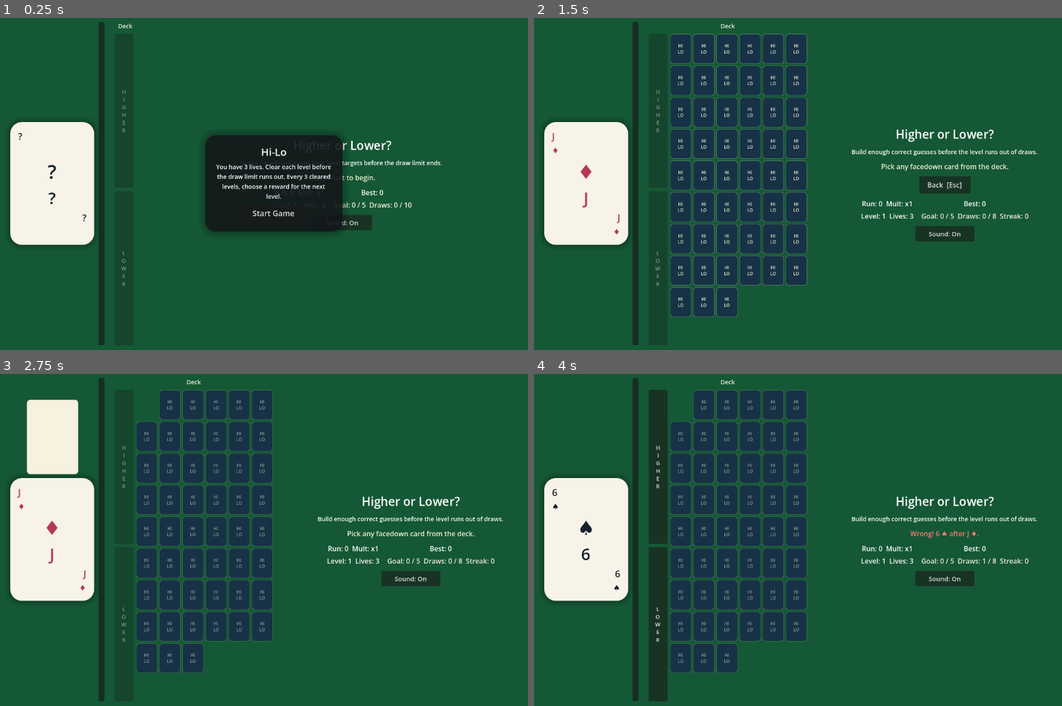
Above: before the commit, frames 1-4 (two rows, left to right).
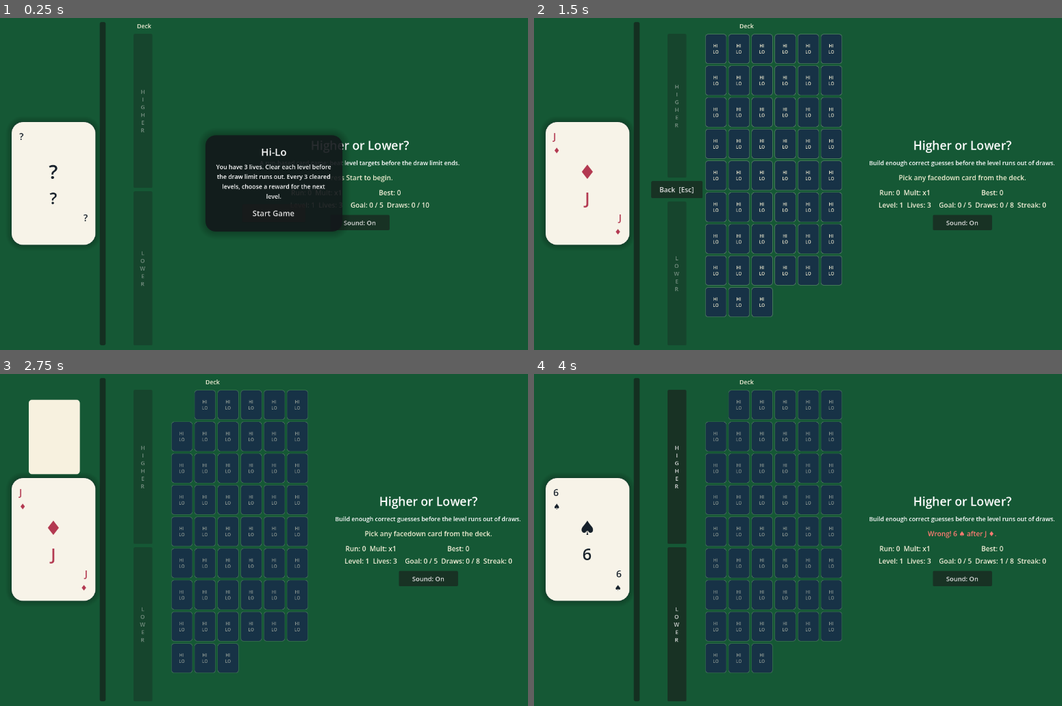
Above: after the commit, the same moments.

Repository: Vasile70Tanasa/hi-lo-godot
Game: Godot game, scene res://scenes/main.tscn
The game is run twice, just before and just after one commit, with the same random seed, the same clock (stepped at 60 frames per second) and the same inputs.
Inputs:
- Up to frame 1 (0.25 s): no input
- Up to frame 2 (1.5 s): click "Start Game" at 0.5 s; click "H I G H E R" at 1.25 s
- Up to frame 3 (2.75 s): click "HI LO" at 2 s
- Up to frame 4 (4 s): tap Enter at 2.75 s; hold D 2.78-3.53 s; hold A from 3.53 s (still down)

The runs differ from the first frame. In frame 1, 1.7% of the frame differs, in the area x 1-88%, y 1-99%; in frame 2, 18%; in frame 3, 16%; in frame 4, 20%, in the area x 1-99%, y 1-99%.

Commit message:
Polish streak momentum and dramatic fail feedback

Diff:
--- a/scripts/card_view.gd
+++ b/scripts/card_view.gd
@@ -1,5 +1,8 @@
 class_name CardView
 extends RefCounted
+
+const MEDIUM_STREAK_THRESHOLD := 5
+const HIGH_STREAK_THRESHOLD := 10
 
 var panel: PanelContainer
 var rank_label: Label
@@ -8,6 +11,7 @@
 var corner_suit_top: Label
 var corner_rank_bottom: Label
 var corner_suit_bottom: Label
+var base_panel_style: StyleBoxFlat
 
 func setup(
 	card_panel: PanelContainer,
@@ -25,6 +29,7 @@
 	corner_suit_top = top_suit
 	corner_rank_bottom = bottom_rank
 	corner_suit_bottom = bottom_suit
+	base_panel_style = _get_panel_style()
 
 func apply_card(card: Dictionary) -> void:
 	var rank_text: String = Deck.rank_text(card)
@@ -64,6 +69,22 @@
 
 func refresh_pivot() -> void:
 	panel.pivot_offset = panel.size / 2.0
+
+func apply_streak_momentum(streak: int) -> void:
+	var style: StyleBoxFlat = base_panel_style.duplicate() as StyleBoxFlat
+	if style == null:
+		return
+
+	if streak >= HIGH_STREAK_THRESHOLD:
+		style.border_color = Color("ffd166")
+		style.shadow_color = Color(1.0, 0.721569, 0.270588, 0.42)
+		style.shadow_size = 24
+	elif streak >= MEDIUM_STREAK_THRESHOLD:
+		style.border_color = Color(0.992157, 0.823529, 0.388235, 0.38)
+		style.shadow_color = Color(1.0, 0.878431, 0.537255, 0.26)
+		style.shadow_size = 18
+
+	panel.add_theme_stylebox_override("panel", style)
 
 func animate_reveal(owner: Control, card: Dictionary, play_sound: Callable) -> void:
 	refresh_pivot()
@@ -125,3 +146,9 @@
 	corner_suit_top.add_theme_color_override("font_color", color)
 	corner_rank_bottom.add_theme_color_override("font_color", color)
 	corner_suit_bottom.add_theme_color_override("font_color", color)
+
+func _get_panel_style() -> StyleBoxFlat:
+	var style: StyleBoxFlat = panel.get_theme_stylebox("panel").duplicate() as StyleBoxFlat
+	if style == null:
+		style = StyleBoxFlat.new()
+	return style
--- a/scripts/main.gd
+++ b/scripts/main.gd
@@ -11,6 +11,7 @@
 const SFX_BUFFER_LENGTH := 0.6
 const MEDIUM_STREAK_THRESHOLD := 5
 const HIGH_STREAK_THRESHOLD := 10
+const DRAMATIC_FAIL_THRESHOLD := 5
 const CardViewScript := preload("res://scripts/card_view.gd")
 const DeckViewScript := preload("res://scripts/deck_view.gd")
 const RunHudScript := preload("res://scripts/run_hud.gd")
@@ -201,6 +202,7 @@
 
 func _update_status_labels() -> void:
 	run_hud.update(game_state, high_score, self)
+	card_view.apply_streak_momentum(0 if game_state == null else game_state.current_streak)
 	_update_deck_label()
 	_rebuild_deck_view()
 
@@ -216,12 +218,15 @@
 
 	# LEFT: carta mare + streak bar vertical (HBox)
 	var left_col := HBoxContainer.new()
+	left_col.custom_minimum_size = Vector2(228, 0)
+	left_col.size_flags_horizontal = Control.SIZE_SHRINK_CENTER
 	left_col.add_theme_constant_override("separation", 8)
 	left_col.alignment = BoxContainer.ALIGNMENT_CENTER
 	main_hbox.add_child(left_col)
 
 	# DECK: imediat lângă carte (VBox)
 	var deck_section := VBoxContainer.new()
+	deck_section.size_flags_horizontal = Control.SIZE_SHRINK_CENTER
 	deck_section.size_flags_vertical = Control.SIZE_EXPAND_FILL
 	deck_section.add_theme_constant_override("separation", 8)
 	main_hbox.add_child(deck_section)
@@ -230,6 +235,7 @@
 	var center_col := VBoxContainer.new()
 	center_col.size_flags_horizontal = Control.SIZE_EXPAND_FILL
 	center_col.size_flags_vertical = Control.SIZE_EXPAND_FILL
+	center_col.size_flags_stretch_ratio = 0.75
 	center_col.add_theme_constant_override("separation", 12)
 	center_col.alignment = BoxContainer.ALIGNMENT_CENTER
 	main_hbox.add_child(center_col)
@@ -254,9 +260,11 @@
 
 	# Reparentăm nodurile în ordinea dorită în centru
 	title_node.reparent(center_col)
+	title_node.size_flags_horizontal = Control.SIZE_FILL
 	subtitle_label.reparent(center_col)
+	subtitle_label.size_flags_horizontal = Control.SIZE_FILL
 	result_label.reparent(center_col)
-	back_button.reparent(center_col)
+	result_label.size_flags_horizontal = Control.SIZE_FILL
 	play_again_button.reparent(center_col)
 	$GameMargin/GameVBox/TopBar.reparent(center_col)
 	bonus_banner.reparent(center_col)
@@ -271,13 +279,20 @@
 	deck_section.add_child(deck_row)
 
 	var buttons_col := VBoxContainer.new()
+	buttons_col.custom_minimum_size = Vector2(120, 0)
 	buttons_col.size_flags_vertical = Control.SIZE_EXPAND_FILL
 	buttons_col.add_theme_constant_override("separation", 8)
+	buttons_col.alignment = BoxContainer.ALIGNMENT_CENTER
 	deck_row.add_child(buttons_col)
 
 	higher_button.reparent(buttons_col)
+	higher_button.size_flags_horizontal = Control.SIZE_SHRINK_CENTER
 	higher_button.size_flags_vertical = Control.SIZE_EXPAND_FILL
+	back_button.reparent(buttons_col)
+	back_button.size_flags_horizontal = Control.SIZE_SHRINK_CENTER
+	back_button.size_flags_vertical = Control.SIZE_SHRINK_CENTER
 	lower_button.reparent(buttons_col)
+	lower_button.size_flags_horizontal = Control.SIZE_SHRINK_CENTER
 	lower_button.size_flags_vertical = Control.SIZE_EXPAND_FILL
 
 	deck_grid.reparent(deck_row)
@@ -714,12 +729,15 @@
 		input_locked = false
 		_set_guess_buttons_enabled(true)
 	else:
+		var previous_streak: int = 0 if game_state == null else game_state.current_streak
 		var wrong_outcome: Dictionary = game_state.resolve_wrong_guess()
 		_update_status_labels()
-		var fail_text: String = "Wrong! %s" % comparison_text
-		if reshuffled_after_reveal:
-			fail_text += " Fresh deck shuffled."
-		_set_result_text(fail_text, RESULT_FAIL)
+		var had_dramatic_fail: bool = await _play_dramatic_fail(previous_streak, comparison_text, reshuffled_after_reveal)
+		if not had_dramatic_fail:
+			var fail_text: String = "Wrong! %s" % comparison_text
+			if reshuffled_after_reveal:
+				fail_text += " Fresh deck shuffled."
+			_set_result_text(fail_text, RESULT_FAIL)
 		if await _handle_level_outcome(wrong_outcome):
 			return
 		await get_tree().create_timer(0.55).timeout
@@ -766,8 +784,27 @@
 
 func _resolve_tie_bet(player_said_higher: bool, bet_card_value: int, _next_card: Dictionary, next_value: int) -> void:
 	if next_value == bet_card_value:
+		var tie_count_before: int = game_state.consecutive_ties
+		var tie_outcome: Dictionary = game_state.resolve_tie()
 		_update_status_labels()
-		_set_result_text("Another tie! Bet again.", RESULT_NEUTRAL)
+		if tie_count_before >= 2:
+			var jackpot_outcome: Dictionary = game_state.resolve_triple_tie()
+			_update_high_score()
+			_update_status_labels()
+			_play_success_sound()
+			_set_result_text("TRIPLE TIE! JACKPOT! +15 points!", RESULT_WIN)
+			_emit_streak_particles()
+			await get_tree().create_timer(1.5).timeout
+			if await _handle_level_outcome(jackpot_outcome):
+				return
+			_deal_new_card_after_tie()
+			return
+
+		if await _handle_level_outcome(tie_outcome):
+			return
+
+		var tie_label: String = "DOUBLE TIE! Bet again." if game_state.consecutive_ties >= 2 else "Another tie! Bet again."
+		_set_result_text(tie_label, RESULT_WIN if game_state.consecutive_ties >= 2 else RESULT_NEUTRAL)
 		_reset_choice_slots()
 		input_locked = false
 		_set_guess_buttons_enabled(true)
@@ -781,7 +818,7 @@
 		_update_status_labels()
 		_play_success_sound()
 		var bonus: int = int(outcome.get("awarded_points", 2))
-		_set_result_text("Correct bet! +%d bonus points. Streak reset." % bonus, RESULT_SUCCESS)
+		_set_result_text("Correct bet! +%d bonus points." % bonus, RESULT_SUCCESS)
 		_emit_streak_particles()
 		if await _handle_level_outcome(outcome):
 			return
@@ -950,6 +987,41 @@
 
 func _animate_streak() -> void:
 	run_hud.animate_streak(self)
+
+func _play_dramatic_fail(previous_streak: int, comparison_text: String, reshuffled_after_reveal: bool) -> bool:
+	if previous_streak < DRAMATIC_FAIL_THRESHOLD:
+		return false
+
+	var is_big_collapse: bool = previous_streak >= HIGH_STREAK_THRESHOLD
+	_play_collapse_sound(is_big_collapse)
+	subtitle_label.text = "The run buckled under pressure." if is_big_collapse else "That streak had real momentum."
+	card_panel.pivot_offset = card_panel.size / 2.0
+	card_panel.scale = Vector2.ONE
+	card_panel.rotation = 0.0
+
+	var freeze_time: float = 0.28 if is_big_collapse else 0.18
+	await get_tree().create_timer(freeze_time).timeout
+
+	var zoom_tween: Tween = create_tween()
+	zoom_tween.set_trans(Tween.TRANS_CUBIC).set_ease(Tween.EASE_OUT)
+	zoom_tween.set_parallel(true)
+	zoom_tween.tween_property(card_panel, "scale", Vector2(1.16, 1.16) if is_big_collapse else Vector2(1.1, 1.1), 0.16)
+	zoom_tween.tween_property(card_panel, "rotation", -0.05 if is_big_collapse else -0.03, 0.16)
+	await zoom_tween.finished
+
+	_shake_screen(1.45 if is_big_collapse else 1.15)
+	var fail_text: String = "Catastrophe! %s streak lost on %s." % [previous_streak, comparison_text] if is_big_collapse else "So close. %s streak lost on %s." % [previous_streak, comparison_text]
+	if reshuffled_after_reveal:
+		fail_text += " Fresh deck shuffled."
+	_set_result_text(fail_text, RESULT_FAIL)
+
+	var settle_tween: Tween = create_tween()
+	settle_tween.set_trans(Tween.TRANS_SINE).set_ease(Tween.EASE_OUT)
+	settle_tween.set_parallel(true)
+	settle_tween.tween_property(card_panel, "scale", Vector2.ONE, 0.18)
+	settle_tween.tween_property(card_panel, "rotation", 0.0, 0.18)
+	await settle_tween.finished
+	return true
 
 func _finish_run(message: String, won: bool) -> void:
 	_dismiss_incoming_overlay()
@@ -1017,7 +1089,7 @@
 	subtitle_label.text = "Build enough correct guesses before the level runs out of draws."
 	_start_level(pending_level_intro_message)
 
-func _shake_screen() -> void:
+func _shake_screen(multiplier: float = 1.0) -> void:
 	if shake_tween != null:
 		shake_tween.kill()
 
@@ -1033,7 +1105,7 @@
 	]
 
 	for offset in shake_offsets:
-		shake_tween.tween_property(self, "position", offset * SCREEN_SHAKE_STRENGTH, SCREEN_SHAKE_STEP)
+		shake_tween.tween_property(self, "position", offset * SCREEN_SHAKE_STRENGTH * multiplier, SCREEN_SHAKE_STEP)
 
 	shake_tween.tween_property(self, "position", Vector2.ZERO, 0.04)
 
@@ -1075,6 +1147,12 @@
 	_play_tone_sequence(fail_sfx_player, [
 		{"from": 420.0, "to": 280.0, "duration": 0.10, "volume": 0.15},
 		{"from": 250.0, "to": 130.0, "duration": 0.16, "volume": 0.13},
+	])
+
+func _play_collapse_sound(is_big_collapse: bool) -> void:
+	_play_tone_sequence(fail_sfx_player, [
+		{"from": 180.0 if is_big_collapse else 240.0, "to": 110.0 if is_big_collapse else 150.0, "duration": 0.18, "volume": 0.16},
+		{"from": 120.0 if is_big_collapse else 150.0, "to": 70.0 if is_big_collapse else 95.0, "duration": 0.22, "volume": 0.14},
 	])
 
 func _play_tone_sequence(player: AudioStreamPlayer, segments: Array) -> void:
--- a/scripts/run_hud.gd
+++ b/scripts/run_hud.gd
@@ -17,6 +17,7 @@
 var streak_bar: ProgressBar
 var bonus_banner_tween: Tween
 var streak_bar_tween: Tween
+var momentum_tween: Tween
 
 func setup(
 	background_node: ColorRect,
@@ -70,6 +71,7 @@
 	var active_multiplier: int = 1 if game_state == null else game_state.get_streak_multiplier()
 	var modifier_label: String = "" if game_state == null else game_state.get_level_modifier_label()
 	var modifier_description: String = "" if game_state == null else game_state.get_level_modifier_description()
+	var streak_value: int = 0 if game_state == null else game_state.current_streak
 	if modifier_label == "Precision" and game_state != null:
 		score_label.text = "Run: %d  Precision: %d/2" % [run_score, game_state.get_precision_chain()]
 	else:
@@ -92,7 +94,6 @@
 	if bonus_draws > 0:
 		remaining_label.text += "  Bonus: +%d draws" % bonus_draws
 
-	var streak_value: int = 0 if game_state == null else game_state.current_streak
 	var streak_color: Color = Color("f5f1da")
 	if streak_value >= 10:
 		streak_color = Color("ffd166")
@@ -102,6 +103,7 @@
 	_set_bonus_banner_state(bonus_draws, owner)
 	_set_modifier_banner_state(modifier_label, modifier_description)
 	_update_streak_bar(streak_value, owner)
+	_apply_momentum(streak_value, bonus_draws, owner)
 
 func refresh_pivot() -> void:
 	streak_label.pivot_offset = streak_label.size / 2.0
@@ -121,10 +123,6 @@
 	else:
 		bonus_banner_label.text = ""
 
-	var table_color: Color = Color("0f703e") if has_bonus else Color("155835")
-	background.color = table_color
-	deck_label.add_theme_color_override("font_color", Color("ffd166") if has_bonus else Color("f5f1da"))
-
 	if bonus_banner_tween != null:
 		bonus_banner_tween.kill()
 		bonus_banner_tween = null
@@ -138,6 +136,37 @@
 	bonus_banner_tween.set_loops()
 	bonus_banner_tween.tween_property(bonus_banner, "scale", Vector2(1.015, 1.015), 0.65)
 	bonus_banner_tween.tween_property(bonus_banner, "scale", Vector2.ONE, 0.65)
+
+func _apply_momentum(streak: int, bonus_draws: int, owner: Control) -> void:
+	var table_color: Color = Color("0f703e") if bonus_draws > 0 else Color("155835")
+	var deck_color: Color = Color("ffd166") if bonus_draws > 0 else Color("f5f1da")
+	var score_color: Color = Color("f5f1da")
+	var high_score_color: Color = Color("f5f1da")
+	var remaining_color: Color = Color("f5f1da")
+
+	if streak >= HIGH_STREAK_THRESHOLD:
+		table_color = Color("7b2215") if bonus_draws <= 0 else Color("7a4d0f")
+		deck_color = Color("ffe8a3")
+		score_color = Color("ffe29a")
+		high_score_color = Color("ffd166")
+		remaining_color = Color("fff1c2")
+	elif streak >= MEDIUM_STREAK_THRESHOLD:
+		table_color = Color("7a4a12") if bonus_draws <= 0 else Color("87620f")
+		deck_color = Color("ffe29a")
+		score_color = Color("fff1c2")
+		high_score_color = Color("ffe29a")
+		remaining_color = Color("f7f0d7")
+
+	if momentum_tween != null:
+		momentum_tween.kill()
+	momentum_tween = owner.create_tween()
+	momentum_tween.set_trans(Tween.TRANS_SINE).set_ease(Tween.EASE_OUT)
+	momentum_tween.tween_property(background, "color", table_color, 0.25)
+
+	deck_label.add_theme_color_override("font_color", deck_color)
+	score_label.add_theme_color_override("font_color", score_color)
+	high_score_label.add_theme_color_override("font_color", high_score_color)
+	remaining_label.add_theme_color_override("font_color", remaining_color)
 
 func _set_modifier_banner_state(modifier_label: String, modifier_description: String) -> void:
 	var has_modifier: bool = not modifier_label.is_empty()
